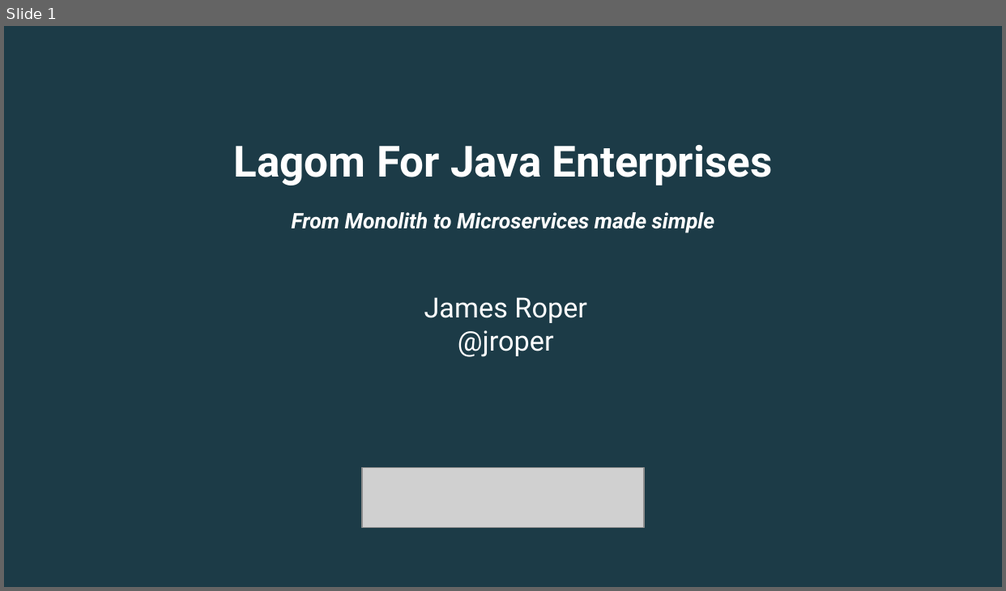
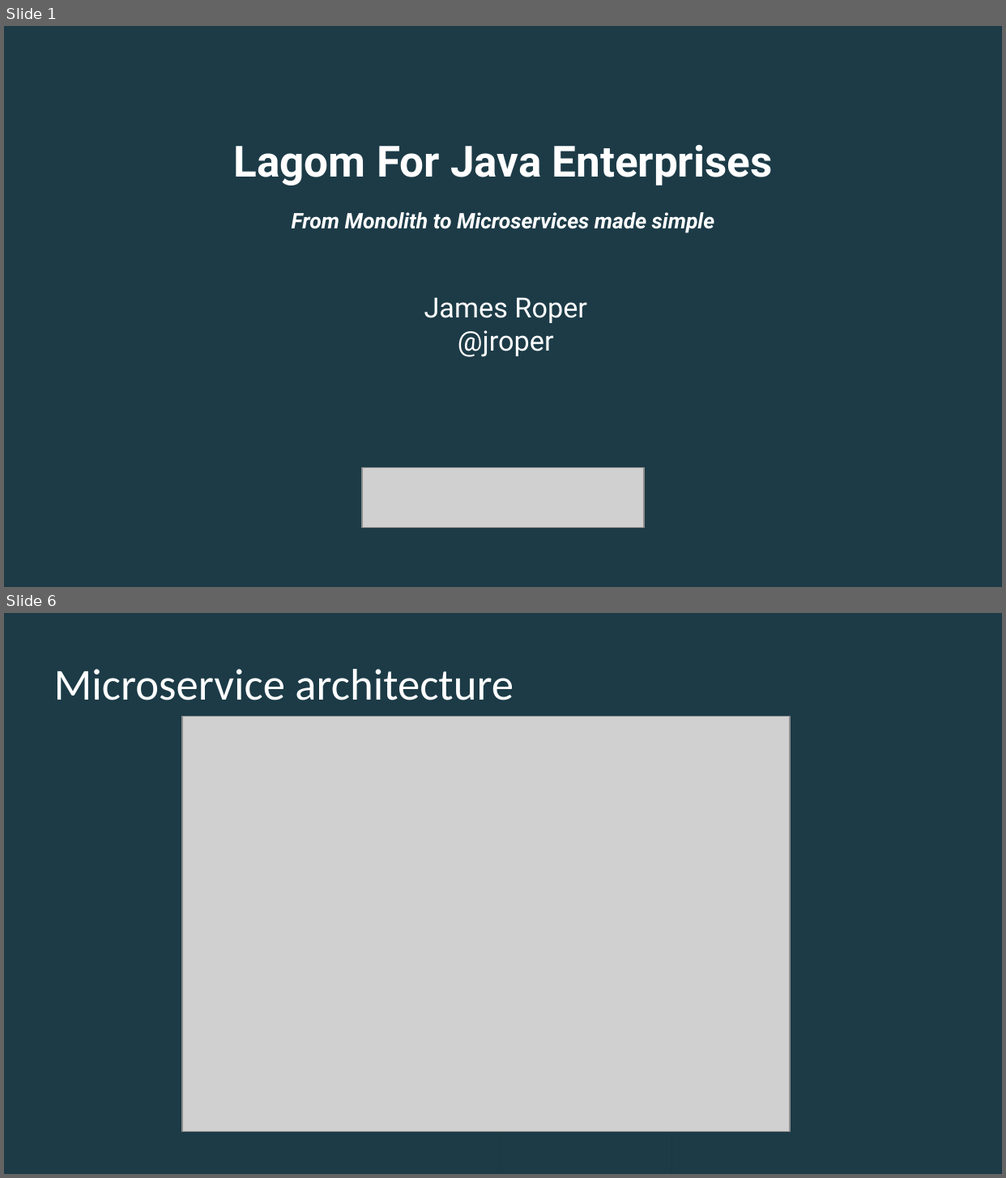
Before and after one commit to jroper/lagom-monolith-presentation, a slide deck: presentation/microservice-to-monolith.odp. Shown one above the other, each under a label of ours: slide 1 before the commit, slides 1 and 6 after it; the slides between them are not shown. The pictures are 1006x591 and 1006x1178 pixels, drawn with LibreOffice and Linux fonts; fonts in the diff are those of the drawing; grey boxes stand for pictures; background and template pictures are left out. Boxes give left, top, right and bottom in pixels: in the first picture for what was removed or moved away, otherwise in the second. Text is boxed around its words. In the diff, an @@ line names an element or a change of style, - is before the commit and + after.

```diff
--- a/presentation/microservice-to-monolith.odp
+++ b/presentation/microservice-to-monolith.odp
@@ slide 6 added at (4, 613, 1002, 1174), background #1C3B47 @@
@@ title added at (54, 669, 513, 700), 32 pt, text #FFFFFF @@
+Microservice architecture
@@ picture added at (183, 716, 791, 1131) @@
@@ rectangle added at (4, 1121, 671, 1174), fill #1C3B47 @@
@@ rectangle added at (4, 1121, 499, 1174), fill #1C3B47 @@
```
Also in this commit, not shown: 1 slide changed, 10 other slides added, 2 slides removed.
